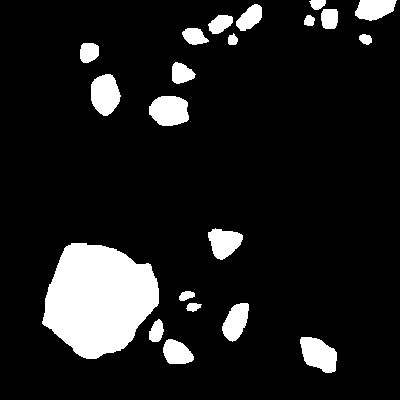
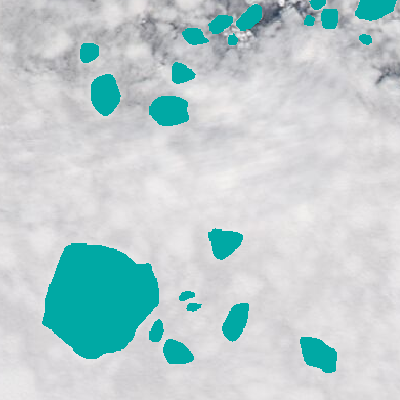
The second 400x400 image is a revision of the first. Changes to its layers:
hid "ice floes" (1st of 2) over [0, 0, 400, 400]
